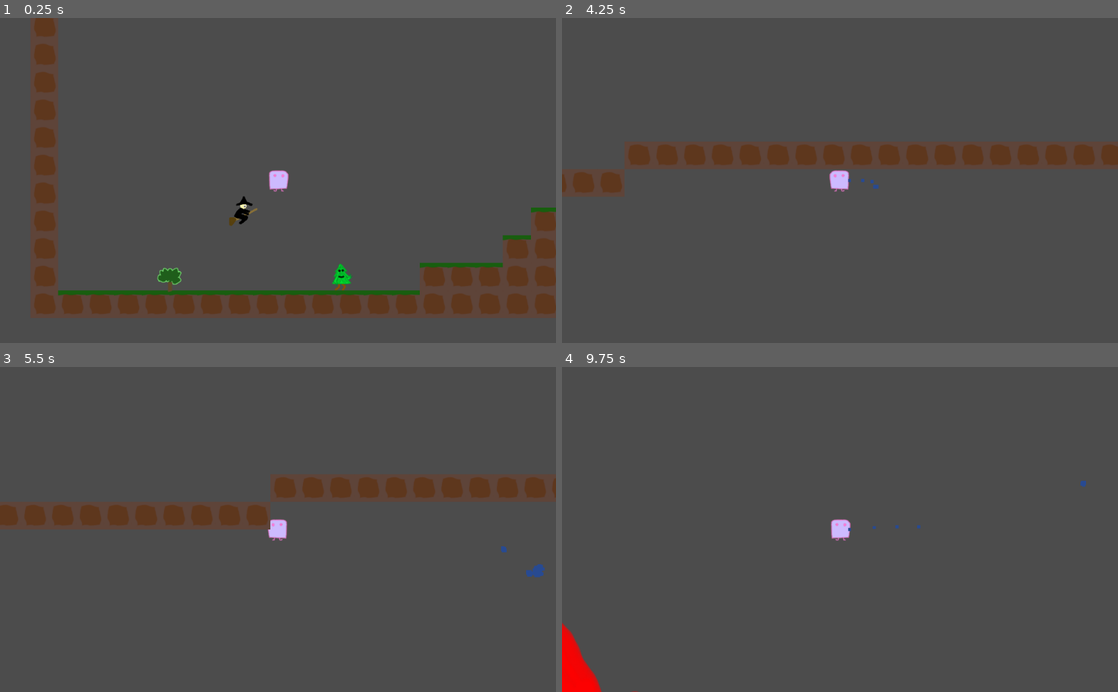
Above: before the commit, frames 1-4 (two rows, left to right).
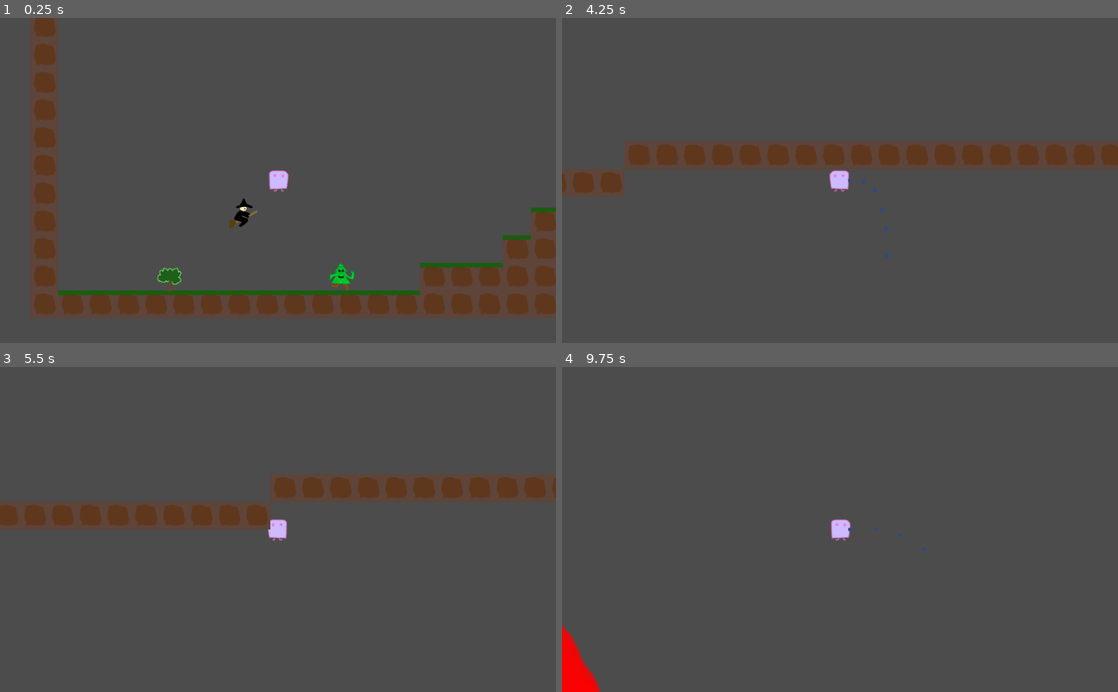
Above: after the commit, the same moments.

Repository: magic-gd/low-eff-jam
Game: Godot game, scene res://Game.tscn
The game is run twice, just before and just after one commit, with the same random seed, the same clock (stepped at 60 frames per second) and the same inputs. The engine's default icon, where the game draws it, is replaced by a stand-in: a white triangle on a blue panel in a dark square.
Inputs:
- Up to frame 1 (0.25 s): no input
- Up to frame 2 (4.25 s): hold D (move_right) 0.53-1.28 s; hold Q (spray) 0.53-1.28 s; tap W (jump) at 0.77, 0.8, 1.07, 1.35, 1.52, 1.82, 2.3, 3.02, 3.32, 3.77, 3.8, 4.07 s; hold A (move_left) 1.28-2.03 s; tap Q (spray) at 1.55, 2.85 s; hold E (interact) 2.03-2.78 s; hold D (move_right) 2.03-3.53 s; hold A (move_left) from 3.53 s (still down); hold Q (spray) from 3.53 s (still down)
- Up to frame 3 (5.5 s): keep holding A (move_left); release Q (spray) at 4.28 s; tap W (jump) at 4.35, 4.52, 4.82, 5.3 s; tap Q (spray) at 4.55 s; hold E (interact) from 5.03 s (still down)
- Up to frame 4 (9.75 s): release A (move_left) at 5.78 s; release E (interact) at 5.78 s; hold D (move_right) 5.78-8.03 s; tap Q (spray) at 5.85, 7.55, 8.85 s; tap W (jump) at 6.02, 6.32, 6.77, 6.8, 7.07, 7.35, 7.52, 7.82, 8.3, 9.02, 9.32 s; hold Q (spray) 6.53-7.28 s; hold E (interact) 8.03-8.78 s; hold A (move_left) 8.03-9.53 s; hold D (move_right) from 9.53 s (still down); hold Q (spray) from 9.53 s (still down)

The runs differ from the first frame. In frame 1, 0.3% of the frame differs, in the area x 41-64%, y 54-84%; in frame 2, less than 0.1%; in frame 3, 0.1%; in frame 4, 0.2%.

Commit message:
character tweaks

Diff:
--- a/low/Elena_hexe_feuer/nHexeBody.tscn
+++ b/low/Elena_hexe_feuer/nHexeBody.tscn
@@ -1,7 +1,10 @@
-[gd_scene load_steps=5 format=2]
+[gd_scene load_steps=7 format=2]
 
 [ext_resource path="res://jumpnrun_movement.tscn" type="PackedScene" id=1]
 [ext_resource path="res://Elena_hexe_feuer/nHexe.png" type="Texture" id=2]
+[ext_resource path="res://objects/WaterSpewer.tscn" type="PackedScene" id=3]
+
+[sub_resource type="PhysicsMaterial" id=3]
 
 [sub_resource type="CapsuleShape2D" id=1]
 radius = 17.6348
@@ -14,7 +17,8 @@
 "controllable",
 ]]
 mode = 2
-gravity_scale = 4.0
+physics_material_override = SubResource( 3 )
+gravity_scale = 6.0
 
 [node name="Sprite" type="Sprite" parent="."]
 position = Vector2( 2.1082, 0.373433 )
@@ -27,11 +31,17 @@
 
 [node name="jumpnrun_movement" parent="." instance=ExtResource( 1 )]
 sprite_path = NodePath("../Sprite")
+speed = 600.0
+jump_height = 300.0
 
 [node name="Camera2D" type="Camera2D" parent="."]
+zoom = Vector2( 1.5, 1.5 )
 
 [node name="InteractionArea" type="Area2D" parent="."]
 
 [node name="CollisionShape2D" type="CollisionShape2D" parent="InteractionArea"]
 position = Vector2( -2.99663, 11.9865 )
 shape = SubResource( 2 )
+
+[node name="WaterSpewer" parent="." instance=ExtResource( 3 )]
+position = Vector2( 28.8424, 7.11696 )
--- a/low/Game.tscn
+++ b/low/Game.tscn
@@ -44,10 +44,10 @@
 [node name="Treeant" parent="." instance=ExtResource( 7 )]
 position = Vector2( 755.146, 420.979 )
 
-[node name="KinematicBody2D" parent="." instance=ExtResource( 8 )]
+[node name="Hexe" parent="." instance=ExtResource( 8 )]
 position = Vector2( 556.812, 241.434 )
 
-[node name="nfeuerbody" parent="." instance=ExtResource( 9 )]
+[node name="Feuer" parent="." instance=ExtResource( 9 )]
 position = Vector2( 1580.95, 445.365 )
 
 [node name="TileMap" type="TileMap" parent="."]
--- a/low/Player.tscn
+++ b/low/Player.tscn
@@ -27,7 +27,6 @@
 texture = ExtResource( 1 )
 
 [node name="CollisionShape2D" type="CollisionShape2D" parent="."]
-visible = false
 position = Vector2( 1.5749, 2.04737 )
 shape = SubResource( 2 )
 
@@ -41,10 +40,11 @@
 [node name="InteractionArea" type="Area2D" parent="."]
 
 [node name="CollisionShape2D" type="CollisionShape2D" parent="InteractionArea"]
-visible = false
 shape = SubResource( 3 )
 
 [node name="WaterSpewer" parent="." instance=ExtResource( 3 )]
 position = Vector2( 22.0003, 0 )
 
+[node name="AudioStreamPlayer2D" type="AudioStreamPlayer2D" parent="."]
+
 [editable path="jumpnrun_movement"]
--- a/low/jumpnrun_movement.gd
+++ b/low/jumpnrun_movement.gd
@@ -1,6 +1,9 @@
 extends Node
 
 export (NodePath) var sprite_path
+
+export (float) var speed = 1000
+export (float) var jump_height = 600
 
 onready var body: RigidBody2D = get_parent()
 
@@ -12,10 +15,10 @@
 		return
 
 	if Input.is_action_pressed("move_left"):
-		body.applied_force = Vector2(-1000, 0)
+		body.applied_force = Vector2(-speed, 0)
 		get_node(sprite_path).flip_h = true
 	elif Input.is_action_pressed("move_right"):
-		body.applied_force = Vector2(1000, 0)
+		body.applied_force = Vector2(speed, 0)
 		get_node(sprite_path).flip_h = false
 	else:
 		body.applied_force = Vector2(0, 0)
@@ -30,10 +33,10 @@
 		jump()
 
 func jump():
-	if body.linear_velocity.y > -600:
-		body.apply_central_impulse(Vector2(0, -600))
+	if body.linear_velocity.y > -jump_height:
+		body.apply_central_impulse(Vector2(0, -jump_height))
 	pass
 
 func cap_speed():
-	if abs(body.linear_velocity.x) > 1000:
+	if abs(body.linear_velocity.x) > speed:
 		body.applied_force = Vector2(0, 0)
--- a/low/marcel_treeant/treeant.tscn
+++ b/low/marcel_treeant/treeant.tscn
@@ -31,7 +31,6 @@
 [node name="AnimatedSprite" type="AnimatedSprite" parent="."]
 scale = Vector2( -1, 1 )
 frames = SubResource( 2 )
-frame = 3
 playing = true
 
 [node name="Camera2D" type="Camera2D" parent="."]
--- a/low/objects/water_particle.gd
+++ b/low/objects/water_particle.gd
@@ -2,14 +2,20 @@
 
 export (Vector2) var move_vector
 export var fall_speed = 10.0
+export var fall_accel = 9.8
+
+const max_fall_speed = 200
 
 func _ready():
 	$DespawnTimer.connect("timeout", self, "despawn")
 	connect("body_entered", self, "moisten_object")
+	linear_damp = 0.05
 
 func _physics_process(delta):
 	global_position = global_position + move_vector + Vector2(0, fall_speed) * 10 * delta
 	move_vector = move_vector * (1-linear_damp)
+	fall_speed = min(fall_speed + fall_accel, max_fall_speed)
+	print(fall_speed)
 
 func setup(p_move_vector, p_fall_speed):
 	move_vector = p_move_vector
--- a/low/objects/water_spewer.gd
+++ b/low/objects/water_spewer.gd
@@ -1,7 +1,7 @@
 extends Position2D
 
 export (Resource) var water_particle = preload("res://objects/WaterParticle.tscn")
-export (Vector2) var direction = Vector2(1, 0)
+export (Vector2) var spray_direction = Vector2(10, 0)
 
 var spraying = false
 
@@ -9,6 +9,10 @@
 	$Timer.connect("timeout", self, "_on_Timer_timeout")
 
 func _input(event):
+	if not get_parent().is_in_group("player"):
+		spraying = false
+		return
+
 	if event.is_action_pressed("spray"):
 		spraying = true
 	elif event.is_action_released("spray"):
@@ -19,6 +23,6 @@
 		return
 
 	var particle = water_particle.instance()
-	particle.setup(Vector2(10, 0), 10.0)
+	particle.setup(spray_direction, 5.0)
 	particle.global_position = global_position
 	get_parent().get_parent().add_child(particle)
Not shown, added: low/assets/sound/Low_Effort.mp3
Not shown, added: low/assets/sound/Low_Effort_2.mp3
